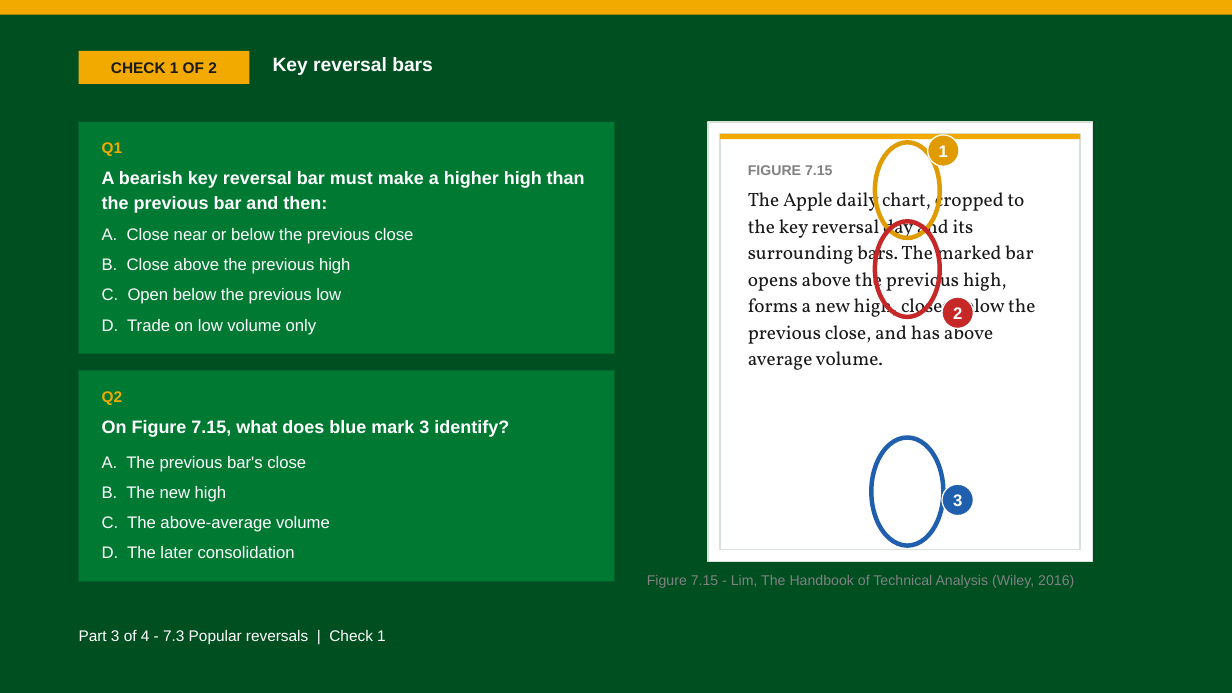
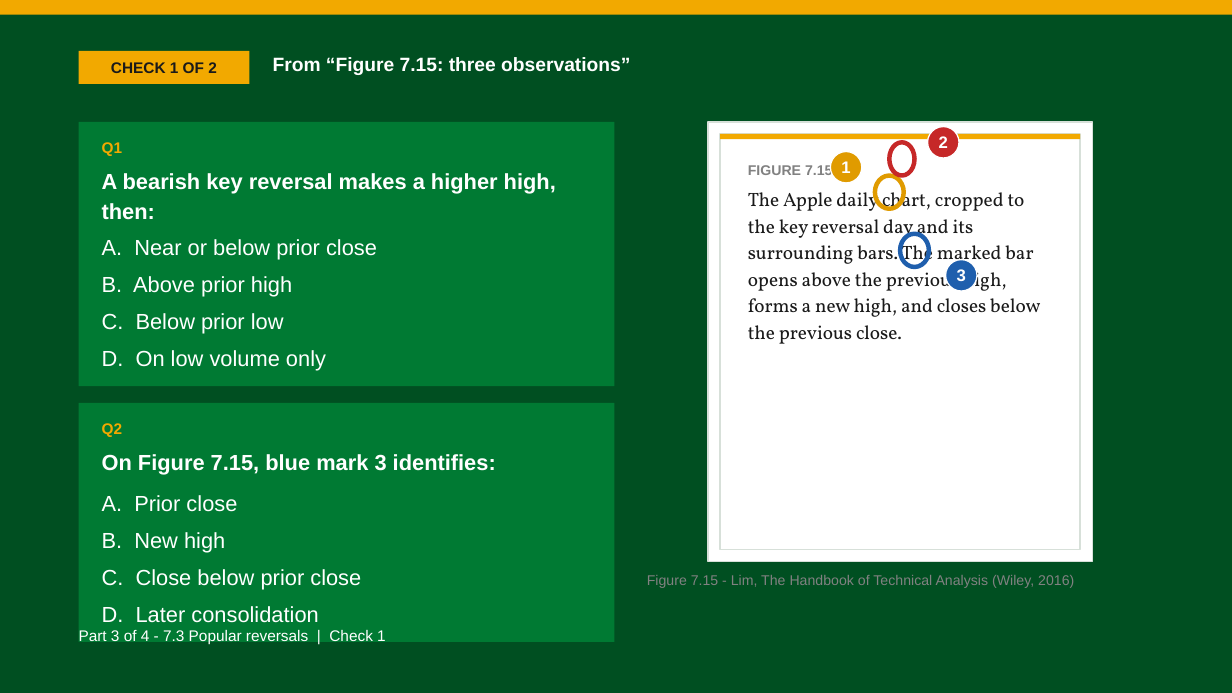
Before and after one commit to benjiesotelo-sudo/Telos_FIN1209, a slide deck: slide 11 of chapter-07/FIN1209-Chapter-07.pptx. Drawn at 1232x693 pixels with LibreOffice and Linux fonts; fonts in the diff are those of the drawing. Boxes give left, top, right and bottom in pixels: in the first picture for what was removed or moved away, otherwise in the second. Text is boxed around its words. In the diff, an @@ line names an element or a change of style, - is before the commit and + after.

```diff
--- a/chapter-07/FIN1209-Chapter-07.pptx
+++ b/chapter-07/FIN1209-Chapter-07.pptx
@@ text at (273, 57, 630, 75): text changed @@
-Key reversal bars
+From “Figure 7.15: three observations”
@@ rectangle: place and size @@
-rectangle at (79, 122, 615, 354)
+rectangle at (79, 122, 615, 386)
@@ ellipse: place and size @@
-ellipse at (875, 222, 940, 317)
+ellipse at (889, 142, 914, 176)
@@ ellipse "2": place and size @@
-ellipse "2" at (943, 297, 974, 328)
+ellipse "2" at (928, 127, 959, 158)
@@ text at (102, 173, 556, 220): text changed; size 14 to 17 pt @@
-A bearish key reversal bar must make a higher high than the previous bar and then:
+A bearish key reversal makes a higher high, then:
@@ ellipse "1": place and size @@
-ellipse "1" at (928, 135, 959, 166)
+ellipse "1" at (831, 152, 862, 183)
@@ ellipse: place and size @@
-ellipse at (875, 142, 940, 238)
+ellipse at (875, 176, 904, 209)
@@ text at (748, 188, 1040, 344): text changed @@
-The Apple daily chart, cropped to the key reversal day and its surrounding bars. The marked bar opens above the previous high, forms a new high, closes below the previous close, and has above average volume.
+The Apple daily chart, cropped to the key reversal day and its surrounding bars. The marked bar opens above the previous high, forms a new high, and closes below the previous close.
@@ text at (102, 239, 377, 371): text changed; size 13 to 17 pt @@
-A. Close near or below the previous close
-B. Close above the previous high
-C. Open below the previous low
-D. Trade on low volume only
+A. Near or below prior close
+B. Above prior high
+C. Below prior low
+D. On low volume only
@@ ellipse: place and size @@
-ellipse at (872, 438, 944, 546)
+ellipse at (900, 234, 929, 267)
@@ ellipse "3": place and size @@
-ellipse "3" at (943, 484, 974, 516)
+ellipse "3" at (945, 260, 977, 291)
@@ rectangle: place and size @@
-rectangle at (79, 371, 615, 581)
+rectangle at (79, 403, 615, 642)
@@ text "Q2": place and size @@
-text "Q2" at (102, 391, 123, 405)
+text "Q2" at (102, 423, 123, 437)
@@ text at (102, 454, 496, 474): text changed; size 14 to 17 pt @@
-On Figure 7.15, what does blue mark 3 identify?
+On Figure 7.15, blue mark 3 identifies:
@@ text at (102, 495, 361, 623): text changed; size 13 to 17 pt @@
-A. The previous bar's close
-B. The new high
-C. The above-average volume
-D. The later consolidation
+A. Prior close
+B. New high
+C. Close below prior close
+D. Later consolidation
```
Also in this commit, not shown: 6 other slides changed, 3 other files.
